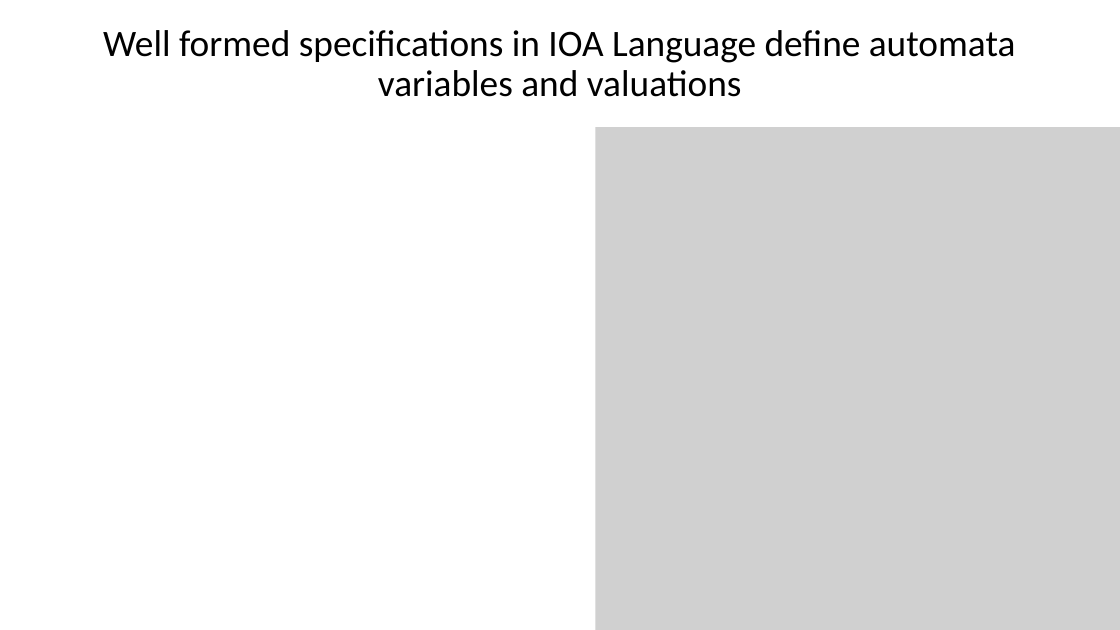
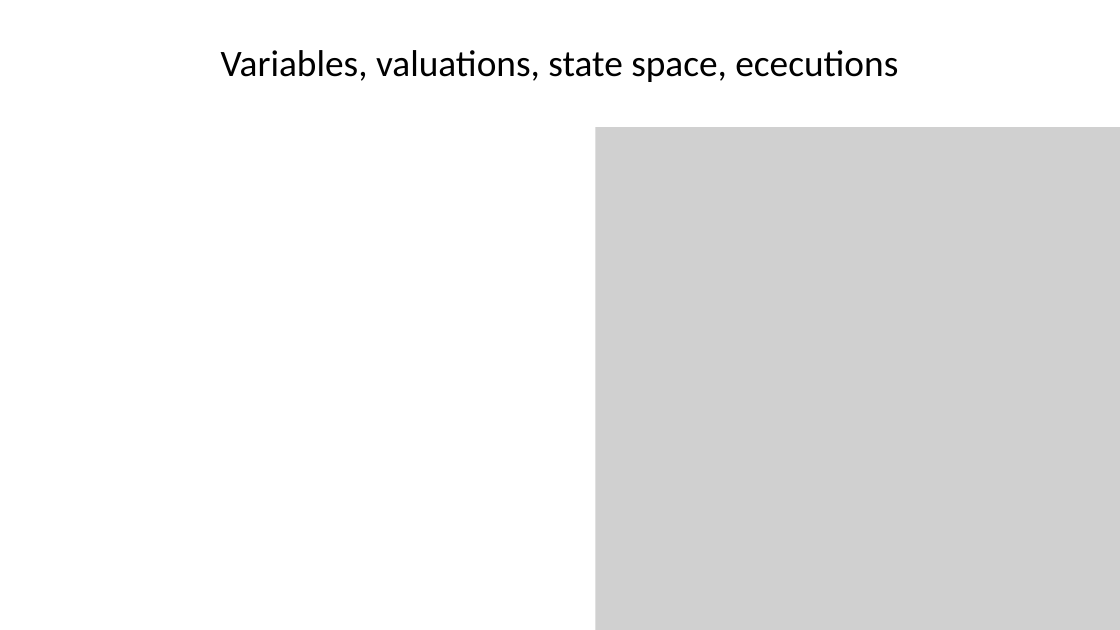
Before and after one commit to sayanmitracode/cpsbooksite, a slide deck: slide 18 of Slides/2025/L2_ModelingComputation.pptx (slide 17 before the commit). Drawn at 1120x630 pixels with LibreOffice and Linux fonts; fonts in the diff are those of the drawing; grey boxes stand for pictures. Boxes give left, top, right and bottom in pixels: in the first picture for what was removed or moved away, otherwise in the second. Text is boxed around its words. In the diff, an @@ line names an element or a change of style, - is before the commit and + after.

```diff
--- a/Slides/2025/L2_ModelingComputation.pptx
+++ b/Slides/2025/L2_ModelingComputation.pptx
@@ title at box(221, 50, 898, 82): text changed @@
-Well formed specifications in IOA Language define automata
-variables and valuations
+Variables, valuations, state space, ececutions
```
Also in this commit, not shown: 1 other slide changed, 4 slides added, 3 slides removed, 5 other files.
